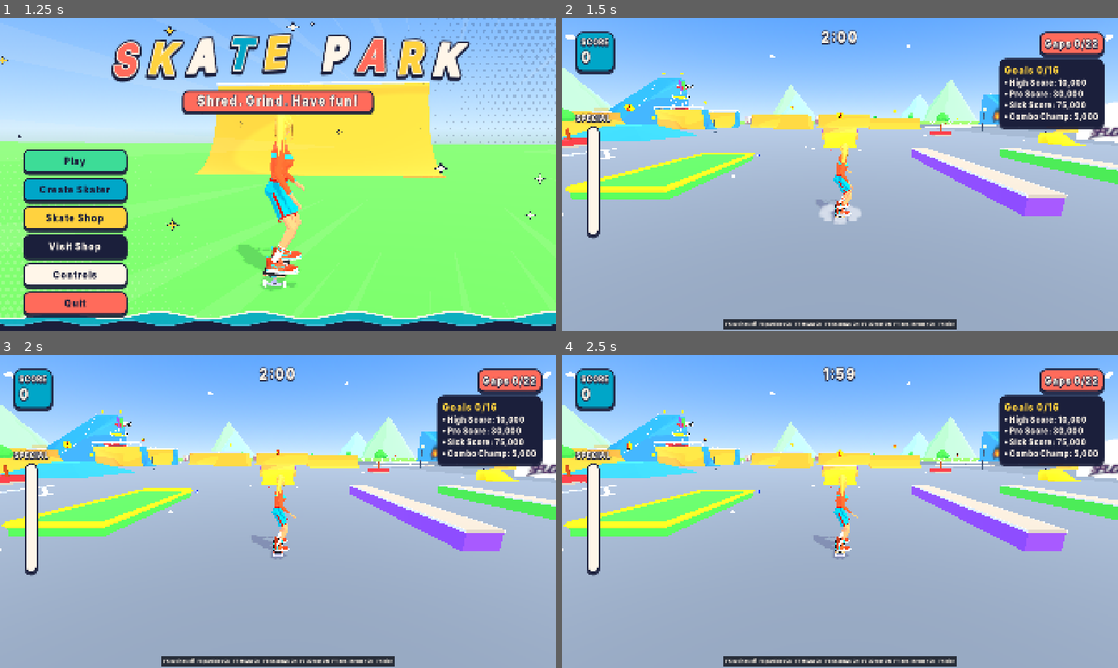
Above: before the commit, frames 1-4 (two rows, left to right).
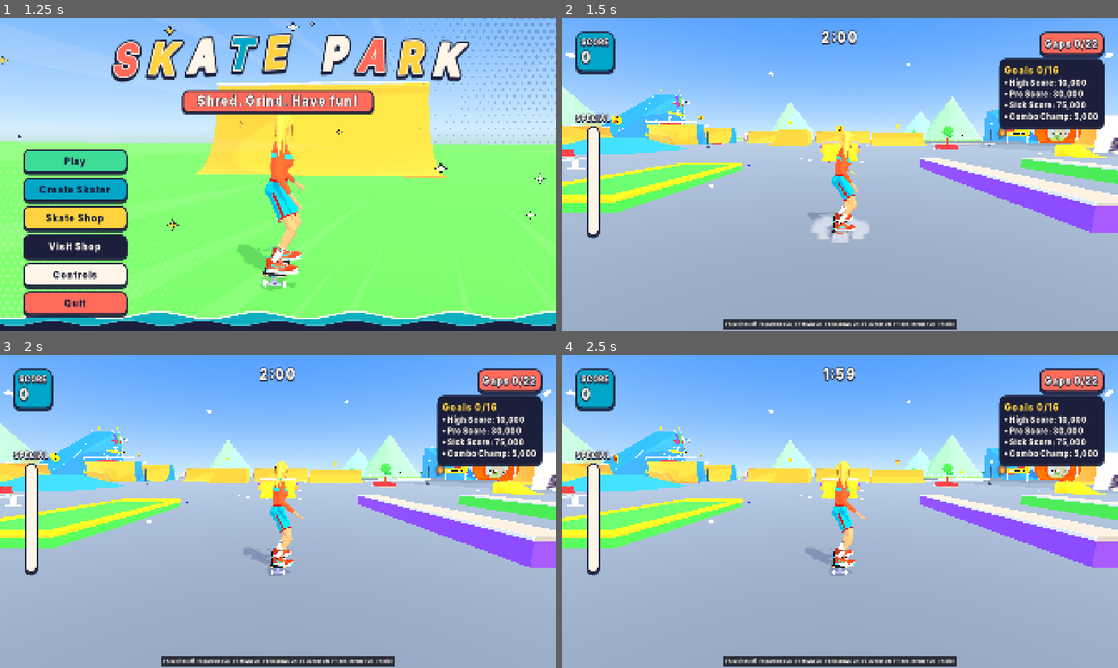
Above: after the commit, the same moments.

Repository: Proximo0/skate-park
Game: Godot game, scene res://game/ui/splash_screen.tscn
Same seed, same stepped clock (60 frames per second), same inputs: the game is played once before the commit and once after it.
Inputs (mouse positions are in pixels of both pictures, inside the frame that each line leads up to):
- Up to frame 1 (1.25 s): tap Enter (ui_accept) at 0.5, 0.77, 1.07 s; move the mouse to (400, 158) at 0.52 s; hold D (move_right) from 0.53 s (still down); tap C (dismount) at 0.6 s; click (400, 158) at 0.67 s
- Up to frame 2 (1.5 s): release D (move_right) at 1.25 s; click "Play" at 1.25 s
- Up to frame 3 (2 s): no input
- Up to frame 4 (2.5 s): drag from (728, 527) to (812, 574) at 2.02 s

Frame 1 is identical in both runs. In frame 2, 20% of the frame differs, in the area x 0-100%, y 5-72%; in frame 3, 20%; in frame 4, 20%.

Commit message:
Camera: closer, lower chase cam with speed-based FOV and distance push; split the long corners bot line into three
Co-Authored-By: Claude Opus 5.5 (1M context) <noreply@anthropic.com>
Claude-Session: https://claude.ai/code/session_01RMKNZ8eeWwfnKNQaLfHv9F

Diff:
--- a/game/camera/skate_camera.gd
+++ b/game/camera/skate_camera.gd
@@ -6,10 +6,10 @@
 ## and pulls in when a wall is between the look point and the camera. No speed shake (motion sickness).
 ## Pure math is in static functions for unit tests; the node only feeds the target's state and runs the raycasts.
 
-const DISTANCE := 4.5
-const HEIGHT := 2.0
-const VERT_DISTANCE := 7.5
-const VERT_HEIGHT := 3.6
+const DISTANCE := 3.5  ## m behind the skater on the ground (was 4.5: the skater read ~100 px tall at 720p)
+const HEIGHT := 1.45  ## m above the skater: a lower, flatter angle shows the ground rushing past
+const VERT_DISTANCE := 6.0  ## air above a ramp lip or on a wall: still farther and higher so the landing stays in frame
+const VERT_HEIGHT := 3.0
 const LOOK_HEIGHT := 0.9
 const LOOK_AHEAD_FACTOR := 0.12  ## seconds of velocity projected ahead of the look point
 const LOOK_AHEAD_MAX := 1.5
@@ -22,10 +22,12 @@
 const WALK_ZOOM := 0.62  ## on foot the camera sits closer and lower: the offset is scaled by this
 const VERT_BLEND_RATE := 3.0
 const ORBIT_RATE := 0.35  ## rad/s while bailing
-const FOV_BASE := 70.0
-const FOV_FAST := 78.0
-const FOV_SPEED_LO := 12.0
-const FOV_SPEED_HI := 20.0
+const FOV_BASE := 68.0
+const FOV_FAST := 84.0  ## at FOV_SPEED_HI and above
+const FOV_SPEED_LO := 5.0  ## m/s where the speed push starts
+const FOV_SPEED_HI := 22.0
+const FOV_CURVE := 1.6  ## > 1: subtle at cruise, stronger toward top speed
+const PUSH_DISTANCE := 0.9  ## extra m the camera trails behind at FOV_SPEED_HI (it eases back, so speed feels like a drag)
 const FOV_RATE := 4.0
 const RAY_UP := 1.0
 const RAY_DOWN := 40.0
@@ -40,6 +42,7 @@
 var _cam_pos: Vector3 = Vector3.ZERO
 var _look: Vector3 = Vector3.ZERO
 var _fov: float = FOV_BASE
+var _push: float = 0.0
 
 
 static func yaw_from_facing(facing: Vector3) -> float:
@@ -70,8 +73,13 @@
 
 
 static func fov_for_speed(speed: float) -> float:
+	return FOV_BASE + (FOV_FAST - FOV_BASE) * speed_push(speed)
+
+
+## 0 at or below FOV_SPEED_LO, 1 at FOV_SPEED_HI, eased so cruise is subtle and top speed is strong.
+static func speed_push(speed: float) -> float:
 	var t: float = clampf((speed - FOV_SPEED_LO) / (FOV_SPEED_HI - FOV_SPEED_LO), 0.0, 1.0)
-	return FOV_BASE + (FOV_FAST - FOV_BASE) * t
+	return pow(t, FOV_CURVE)
 
 
 ## Framerate-independent exponential damping: `rate` is 1/s, the result moves (1 - e^(-rate*delta)) of the way.
@@ -134,6 +142,8 @@
 	var offset: Vector3 = desired_offset(fwd, false).lerp(desired_offset(fwd, true), _vert_blend)
 	_walk_blend = damp(_walk_blend, 1.0 if target.state.state == SkateState.State.WALK else 0.0, VERT_BLEND_RATE, delta)
 	offset *= lerpf(1.0, WALK_ZOOM, _walk_blend)
+	_push = damp(_push, speed_push(target.speed) if target.state.state != SkateState.State.WALK else 0.0, FOV_RATE, delta)
+	offset += Vector3(offset.x, 0.0, offset.z).normalized() * PUSH_DISTANCE * _push
 	var goal_pos: Vector3 = _constrain(skater_pos + offset, eye)
 
 	_cam_pos = damp_vec(_cam_pos, goal_pos, POS_RATE, delta)
--- a/tests/bot/bot_lines.gd
+++ b/tests/bot/bot_lines.gd
@@ -8,7 +8,7 @@
 const Y0: float = 0.1
 const NAMES: Array[String] = [
 	"cruise", "ollies", "kickers", "funbox_gap", "halfpipe", "quarter_air", "rails_street", "rails_long", "manuals",
-	"dome", "drop_loop", "mega", "mega_qp", "street_run", "gaps_misc", "transfers", "corners",
+	"dome", "drop_loop", "mega", "mega_qp", "street_run", "gaps_misc", "transfers", "corners_scrape", "corners_clip_a", "corners_clip_b",
 ]
 
 var park: Park
@@ -90,10 +90,18 @@
 		"transfers":
 			line["wps"] = _transfers()
 			line["limit"] = 50.0
-		"corners":
-			line["wps"] = _corners()
+		"corners_scrape":
+			line["wps"] = _corners(true, ["FunBox", "Pyramid", "QuarterNorthWest", "KickerCentre"])
 			line["soft"] = true
-			line["limit"] = 200.0
+			line["limit"] = 100.0
+		"corners_clip_a":
+			line["wps"] = _corners(false, ["FunBox", "Pyramid"])
+			line["soft"] = true
+			line["limit"] = 80.0
+		"corners_clip_b":
+			line["wps"] = _corners(false, ["QuarterNorthWest", "KickerCentre"])
+			line["soft"] = true
+			line["limit"] = 80.0
 		_:
 			line["wps"] = []
 	return line
@@ -501,13 +509,14 @@
 		out.append(wp(cx, r.end.y + 6.0, 10.0, {"r": 2.0, "pump": true, "tmo": 10.0}))
 	return out
 ## Scrapes along the sides of ramps and clips their corners at angles (the player reported snagging on both).
-func _corners() -> Array:
-	var out: Array = []
-	for pn: String in ["FunBox", "Pyramid", "QuarterNorthWest", "KickerCentre"]:
+## Split in two lines so neither runs for minutes: `scrape` = the side scrapes plus the deliberate wall test, else the corner clips.
+func _corners(scrape: bool, pieces: Array) -> Array:
+	var out: Array = []
+	for pn: String in pieces:
 		var r: Rect2 = rect_of(pn)
 		var lead: float = 9.0
 		var tail: float = 6.0
-		for clear: float in [0.2, 0.42]:
+		for clear: float in ([0.2, 0.42] if scrape else []):
 			# east side southbound, west side northbound
 			var xe: float = r.end.x + clear + 0.3
 			var xw: float = r.position.x - clear - 0.3
@@ -519,7 +528,7 @@
 			out.append(wp(xw, r.position.y - tail, 9.0, {"r": 2.0}))
 		# two corners, each clipped on both faces at 15 and 30 degrees: a glancing graze (a real player's mistake), never
 		# square on at speed. The path crosses the face 0.4 m along from the corner.
-		for cxs: float in [r.end.x, r.position.x]:
+		for cxs: float in ([] if scrape else [r.end.x, r.position.x]):
 			for czs: float in [r.end.y, r.position.y]:
 				var sx: float = 1.0 if cxs > r.get_center().x else -1.0
 				var sz: float = 1.0 if czs > r.get_center().y else -1.0
@@ -540,6 +549,8 @@
 					out.append(wpv(q2 + Vector3(sx * 1.5, 0, -sz * 6.0), 9.0, {"r": 2.5, "tmo": 4.0}))
 	# The deliberate wall test (INFO, not a finding): square into the tall end of the centre kicker at 15 m/s, which must
 	# bail (head-on speed above the slam speed, 13 m/s).
+	if not scrape:
+		return out
 	var k: Rect2 = rect_of("KickerCentre")
 	var kx: float = k.get_center().x
 	out.append(tp(Vector3(kx, Y0, k.position.y - 14.0), Vector3(0, 0, 1), 15.0))
--- a/tests/unit/test_skate_camera.gd
+++ b/tests/unit/test_skate_camera.gd
@@ -9,25 +9,25 @@
 
 func test_offset_flat_is_behind_and_above() -> void:
 	# Facing -Z: the camera sits on the +Z side, 4.5 m back and 2 m up.
-	_cam_vec_near(SkateCamera.desired_offset(Vector3(0, 0, -1), false), Vector3(0, 2.0, 4.5))
+	_cam_vec_near(SkateCamera.desired_offset(Vector3(0, 0, -1), false), Vector3(0, SkateCamera.HEIGHT, SkateCamera.DISTANCE))
 
 
 func test_offset_vert_is_higher_and_farther() -> void:
-	_cam_vec_near(SkateCamera.desired_offset(Vector3(0, 0, -1), true), Vector3(0, 3.6, 7.5))
+	_cam_vec_near(SkateCamera.desired_offset(Vector3(0, 0, -1), true), Vector3(0, SkateCamera.VERT_HEIGHT, SkateCamera.VERT_DISTANCE))
 
 
 func test_offset_follows_facing_direction() -> void:
 	# Facing +X: behind is -X.
-	_cam_vec_near(SkateCamera.desired_offset(Vector3(1, 0, 0), false), Vector3(-4.5, 2.0, 0))
+	_cam_vec_near(SkateCamera.desired_offset(Vector3(1, 0, 0), false), Vector3(-SkateCamera.DISTANCE, SkateCamera.HEIGHT, 0))
 
 
 func test_offset_ignores_facing_pitch() -> void:
 	# A nose-down facing still puts the camera behind on the flat, at the same height.
-	_cam_vec_near(SkateCamera.desired_offset(Vector3(0, -0.7, -0.7), false), Vector3(0, 2.0, 4.5))
+	_cam_vec_near(SkateCamera.desired_offset(Vector3(0, -0.7, -0.7), false), Vector3(0, SkateCamera.HEIGHT, SkateCamera.DISTANCE))
 
 
 func test_offset_zero_facing_falls_back_to_back() -> void:
-	_cam_vec_near(SkateCamera.desired_offset(Vector3.ZERO, false), Vector3(0, 2.0, 4.5))
+	_cam_vec_near(SkateCamera.desired_offset(Vector3.ZERO, false), Vector3(0, SkateCamera.HEIGHT, SkateCamera.DISTANCE))
 
 
 func test_yaw_round_trip() -> void:
@@ -66,15 +66,20 @@
 	assert_near(cos(out), cos(-3.1), 0.001)
 
 
-func test_fov_base_below_twelve() -> void:
-	assert_near(SkateCamera.fov_for_speed(0.0), 70.0)
-	assert_near(SkateCamera.fov_for_speed(12.0), 70.0)
+func test_fov_base_at_rest() -> void:
+	assert_near(SkateCamera.fov_for_speed(0.0), SkateCamera.FOV_BASE)
+	assert_near(SkateCamera.fov_for_speed(SkateCamera.FOV_SPEED_LO), SkateCamera.FOV_BASE)
 
 
-func test_fov_mid_and_full() -> void:
-	assert_near(SkateCamera.fov_for_speed(16.0), 74.0, 0.001)
-	assert_near(SkateCamera.fov_for_speed(20.0), 78.0)
-	assert_near(SkateCamera.fov_for_speed(30.0), 78.0)
+func test_fov_subtle_at_cruise_strong_at_top() -> void:
+	var cruise: float = SkateCamera.fov_for_speed(10.0) - SkateCamera.FOV_BASE
+	var top: float = SkateCamera.fov_for_speed(SkateCamera.FOV_SPEED_HI) - SkateCamera.FOV_BASE
+	assert_near(SkateCamera.fov_for_speed(30.0), SkateCamera.FOV_FAST)
+	assert_true(cruise > 0.0 and cruise < top * 0.3, "cruise push %.2f should be under 30%% of top push %.2f" % [cruise, top])
+
+
+func test_speed_push_monotonic() -> void:
+	assert_true(SkateCamera.speed_push(8.0) < SkateCamera.speed_push(14.0) and SkateCamera.speed_push(14.0) < SkateCamera.speed_push(22.0))
 
 
 func test_ground_lift_raises_low_camera() -> void:
